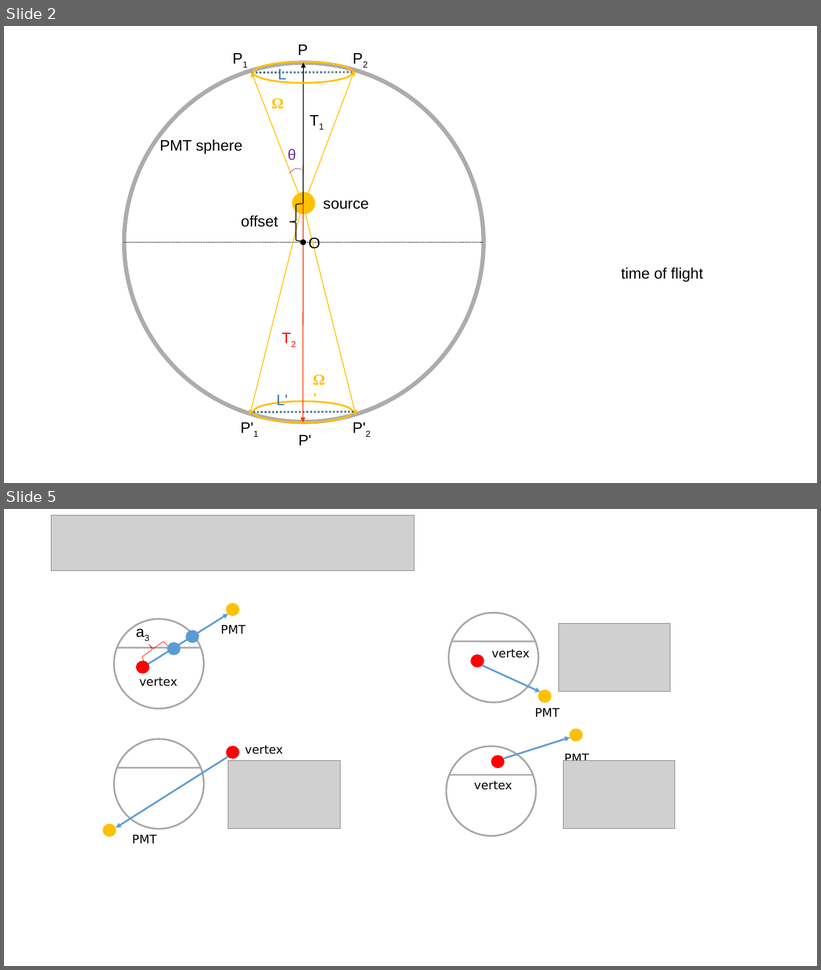
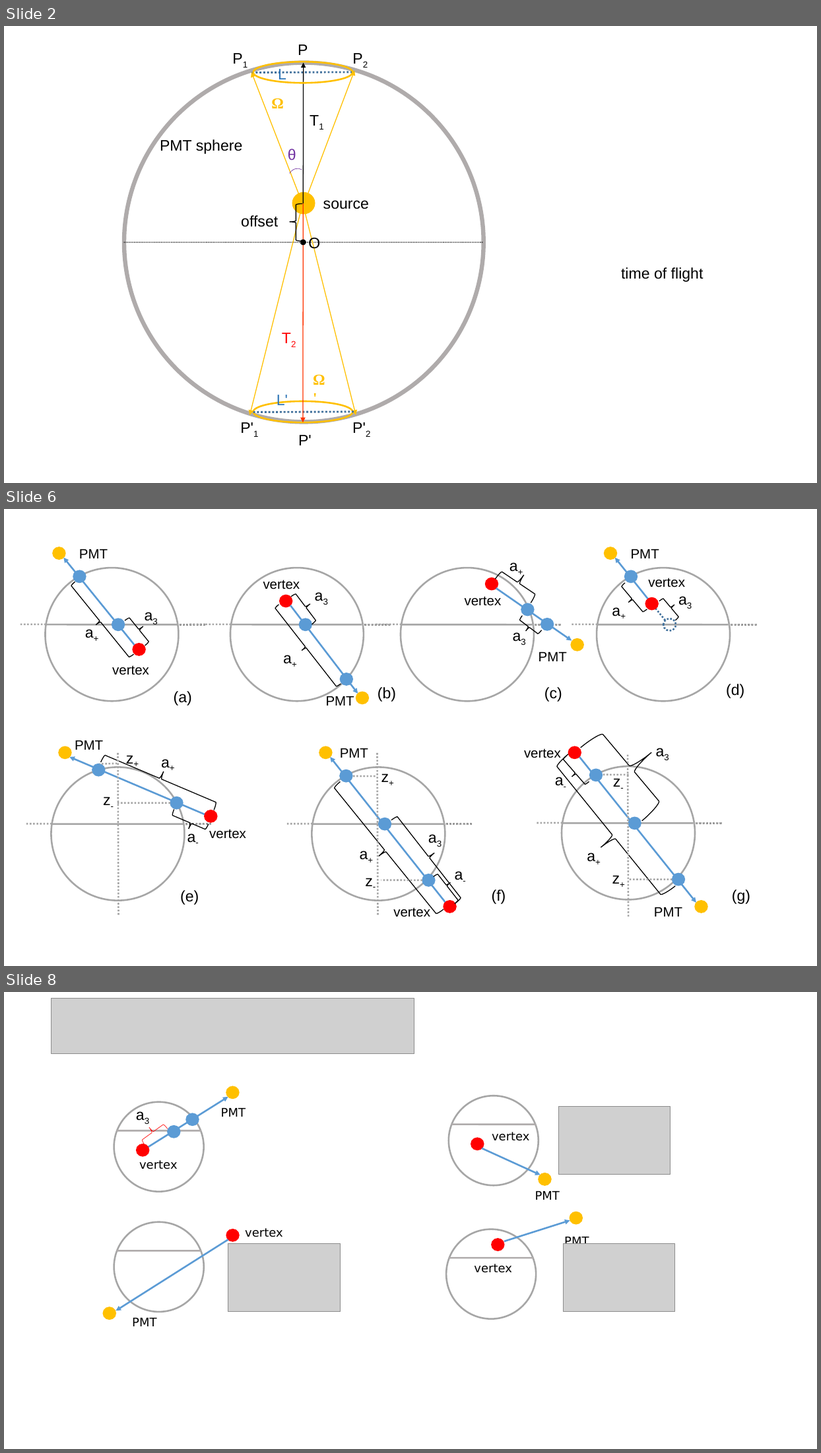
Before and after one commit to jhualberta/thesis, a slide deck: thesisPlots1.ppt. Shown one above the other, each under a label of ours: slides 2 and 5 before the commit, slides 2, 6 and 8 after it; the slides between them are not shown. The pictures are 821x970 and 821x1453 pixels, drawn with LibreOffice and Linux fonts; fonts in the diff are those of the drawing; grey boxes stand for pictures. Boxes give left, top, right and bottom in pixels: in the first picture for what was removed or moved away, otherwise in the second. Text is boxed around its words. In the diff, an @@ line names an element or a change of style, - is before the commit and + after.

```diff
--- a/thesisPlots1.ppt
+++ b/thesisPlots1.ppt
@@ slide 6 added at [4, 509, 817, 966], background #FFFFFF @@
@@ group added at [19, 547, 756, 920]: 43 texts, 38 lines, 37 ellipses, 16 freeform shapes, 7 arrows @@
+a+
+a3
+vertex
+PMT
+(a)
+a+
+a3
+vertex
+PMT
+(b)
+a+
+a3
+vertex
+PMT
+(c)
+a+
+a3
+vertex
+PMT
+(d)
+a+
+a3
+vertex
+PMT
+a-
+a+
+a-
+vertex
+PMT
+(e)
+z-
+z+
+z+
+z-
+a+
+a3
+a-
+z-
+z+
+vertex
+PMT
+(f)
+(g)
@@ what was slide 5 is now slide 8 @@
```
Also in this commit, not shown: 3 slides changed, 5 other slides added, 17 other files.
